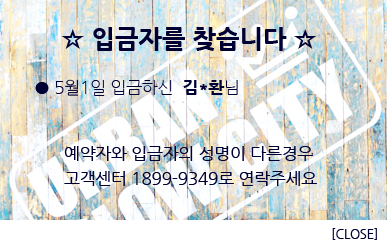
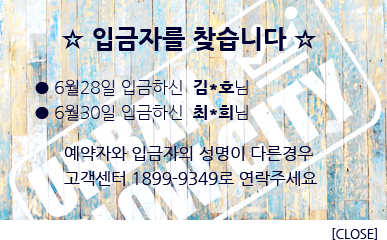
Two versions of the same layered image (387×240). Layer-by-layer changes:
renamed "● 5월1일 입금하신 김*환님" to "● 6월28일 입금하신 김*호님 ● 6월30일 입금하신 최*희님", painted on it over left=35, top=80, right=248, bottom=121
